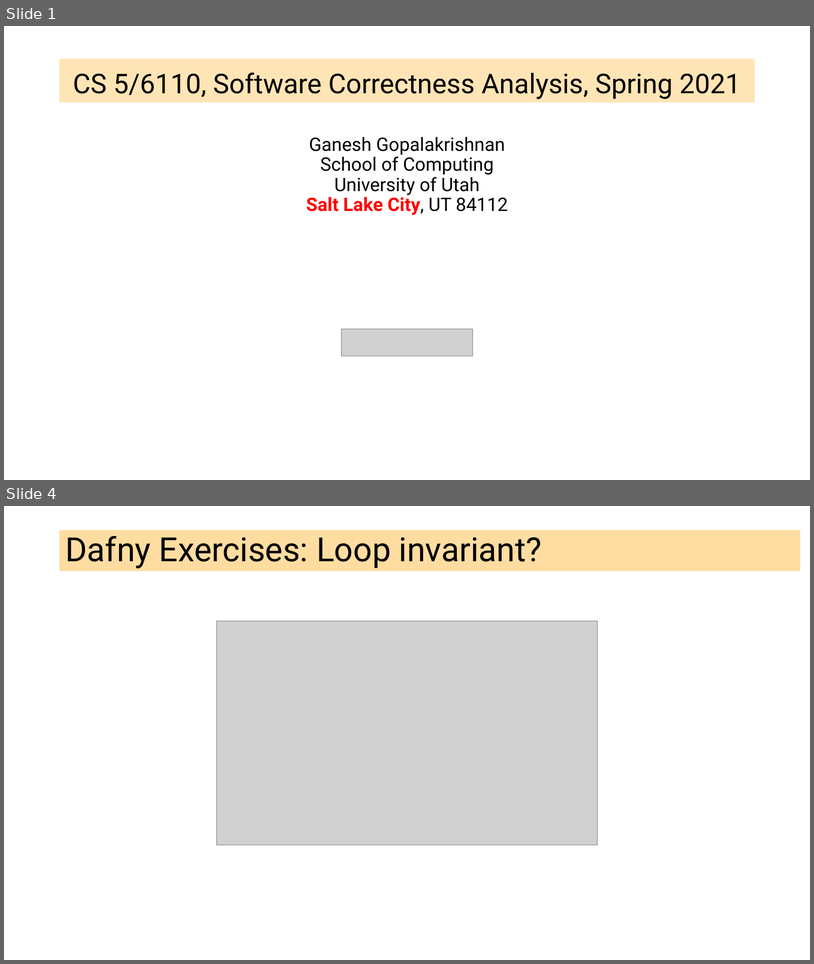
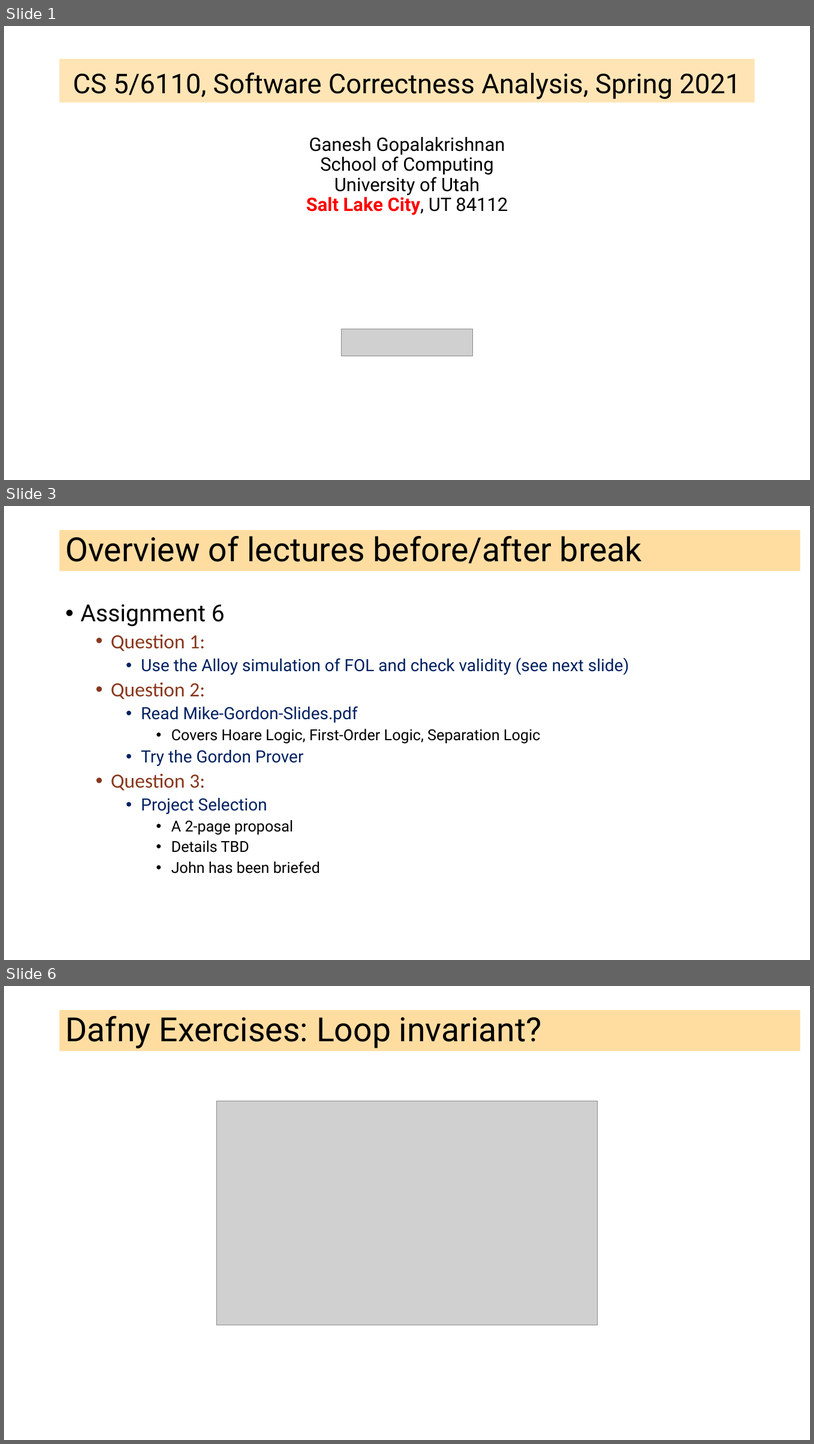
Before and after one commit to ganeshutah/cs6110s22, a slide deck: Lec16/Lec16.pptx. Shown one above the other, each under a label of ours: slides 1 and 4 before the commit, slides 1, 3 and 6 after it; the slides between them are not shown. The pictures are 814x964 and 814x1444 pixels, drawn with LibreOffice and Linux fonts; fonts in the diff are those of the drawing; grey boxes stand for pictures. Boxes give left, top, right and bottom in pixels: in the first picture for what was removed or moved away, otherwise in the second. Text is boxed around its words. In the diff, an @@ line names an element or a change of style, - is before the commit and + after.

```diff
--- a/Lec16/Lec16.pptx
+++ b/Lec16/Lec16.pptx
@@ slide 3 added at [4,506,810,960], background #FFFFFF @@
@@ title added at [60,530,801,571], fill #FFBD47 at 51% opacity, 39.6 pt, text #000000 @@
+Overview of lectures before/after break
@@ text added at [81,604,629,873], 20 pt, text #002060 @@
+• Assignment 6
+  • Question 1:
+    • Use the Alloy simulation of FOL and check validity (see next slide)
+  • Question 2:
+    • Read Mike-Gordon-Slides.pdf
+      • Covers Hoare Logic, First-Order Logic, Separation Logic
+    • Try the Gordon Prover
+  • Question 3:
+    • Project Selection
+      • A 2-page proposal
+      • Details TBD
+      • John has been briefed
@@ what was slide 4 is now slide 6 @@
```
Also in this commit, not shown: 3 other slides added, 2 slides removed, 1 other file.
